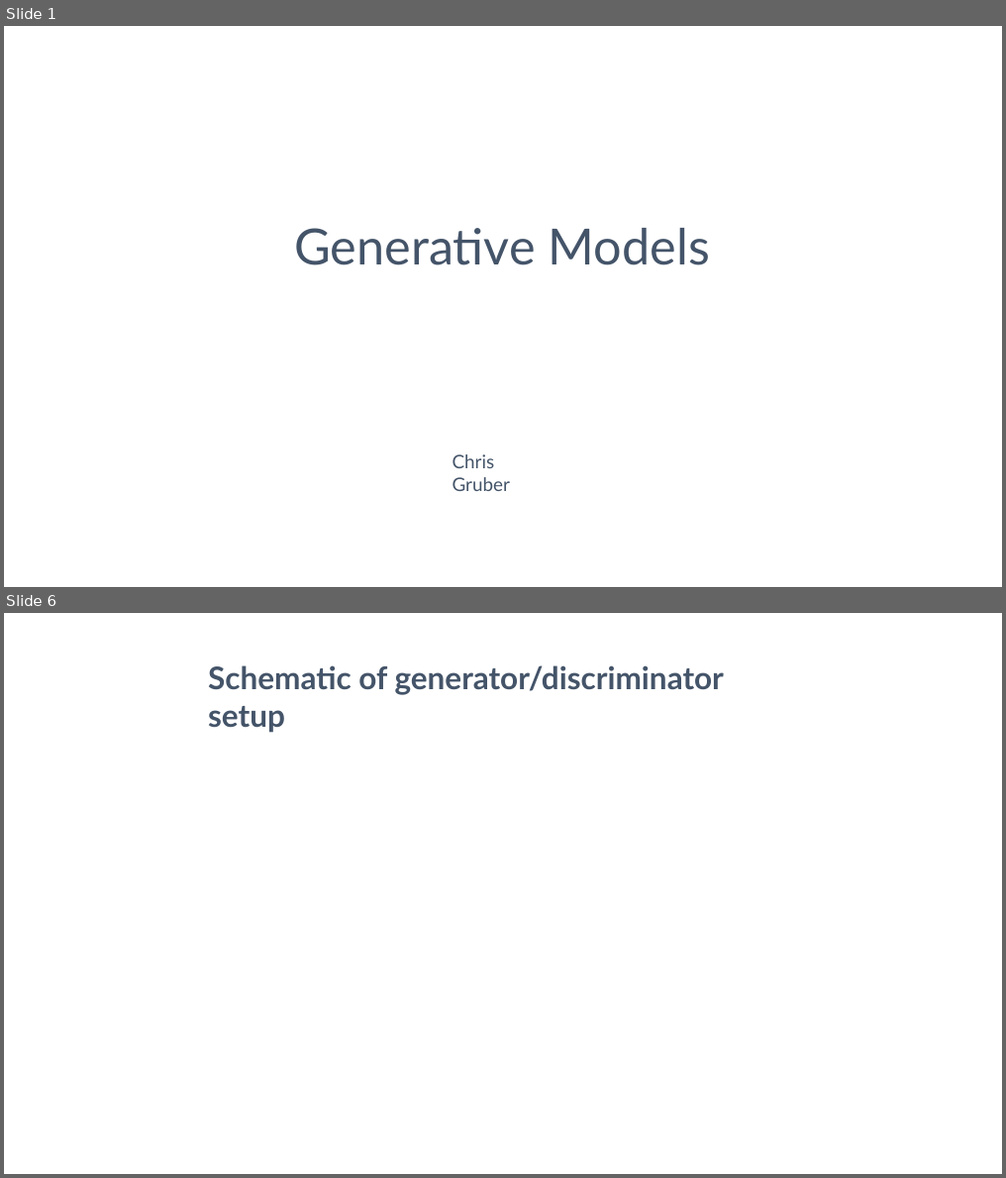
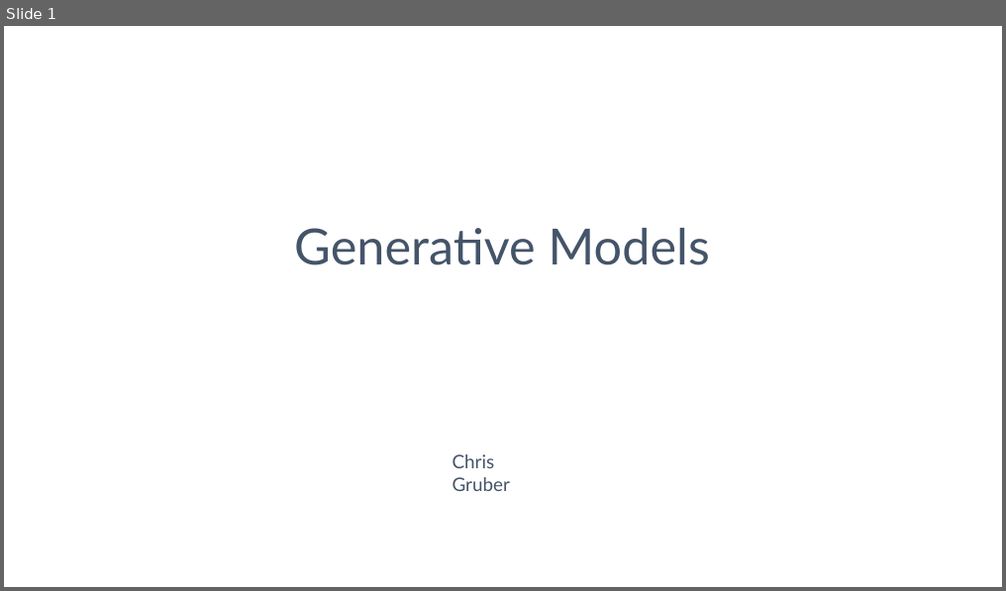
Before and after one commit to ChristopherGruber/Generative_Models, a slide deck: Generative_Models.odp. Shown one above the other, each under a label of ours: slides 1 and 6 before the commit, slide 1 after it; the slides between them are not shown. The pictures are 1006x1178 and 1006x591 pixels, drawn with LibreOffice and Linux fonts; fonts in the diff are those of the drawing. Boxes give left, top, right and bottom in pixels: in the first picture for what was removed or moved away, otherwise in the second. Text is boxed around its words. In the diff, an @@ line names an element or a change of style, - is before the commit and + after.

```diff
--- a/Generative_Models.odp
+++ b/Generative_Models.odp
@@ slide 6 removed at [4,613,1002,1174], background #FFFFFF @@
@@ text removed at [208,665,724,733] @@
-Schematic of generator/discriminator setup
```
Also in this commit, not shown: 5 slides changed, 5 slides added, 3 other slides removed, 2 other files.
